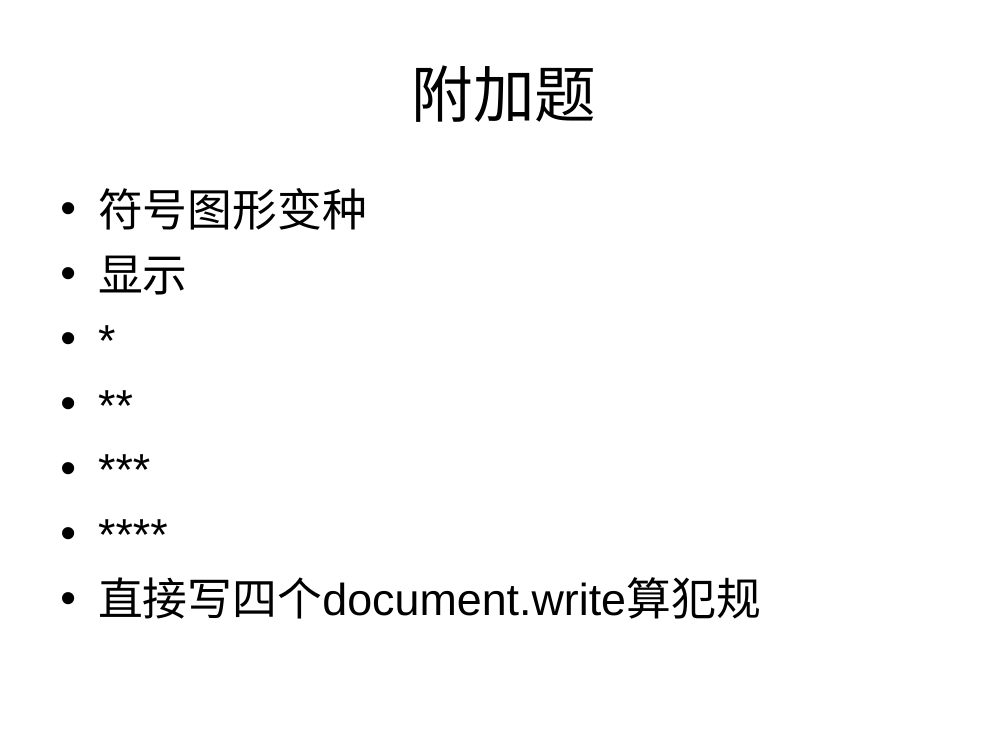
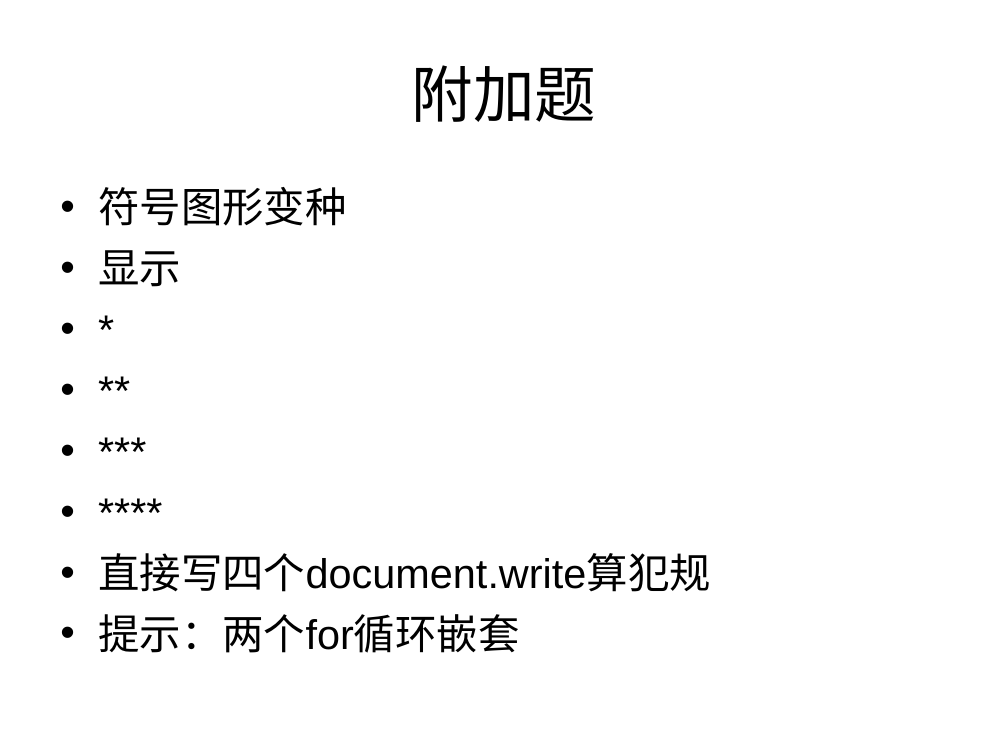
Before and after one commit to cd-vr1class/homework, a slide deck: slide 6 of ppt/7-12for语句.ppt. Drawn at 1008x756 pixels with LibreOffice and Linux fonts; fonts in the diff are those of the drawing. Boxes give left, top, right and bottom in pixels: in the first picture for what was removed or moved away, otherwise in the second. Text is boxed around its words. In the diff, an @@ line names an element or a change of style, - is before the commit and + after.

```diff
--- a/ppt/7-12for语句.ppt
+++ b/ppt/7-12for语句.ppt
@@ text at [98, 187, 711, 592]: size 32 to 29.6 pt in "符号图形变种", "显示", "*", "**" and 3 more places @@
@@ text at [98, 614, 520, 653]: paragraph added @@
+• 提示：两个for循环嵌套
```
Also in this commit, not shown: 6 other files.
